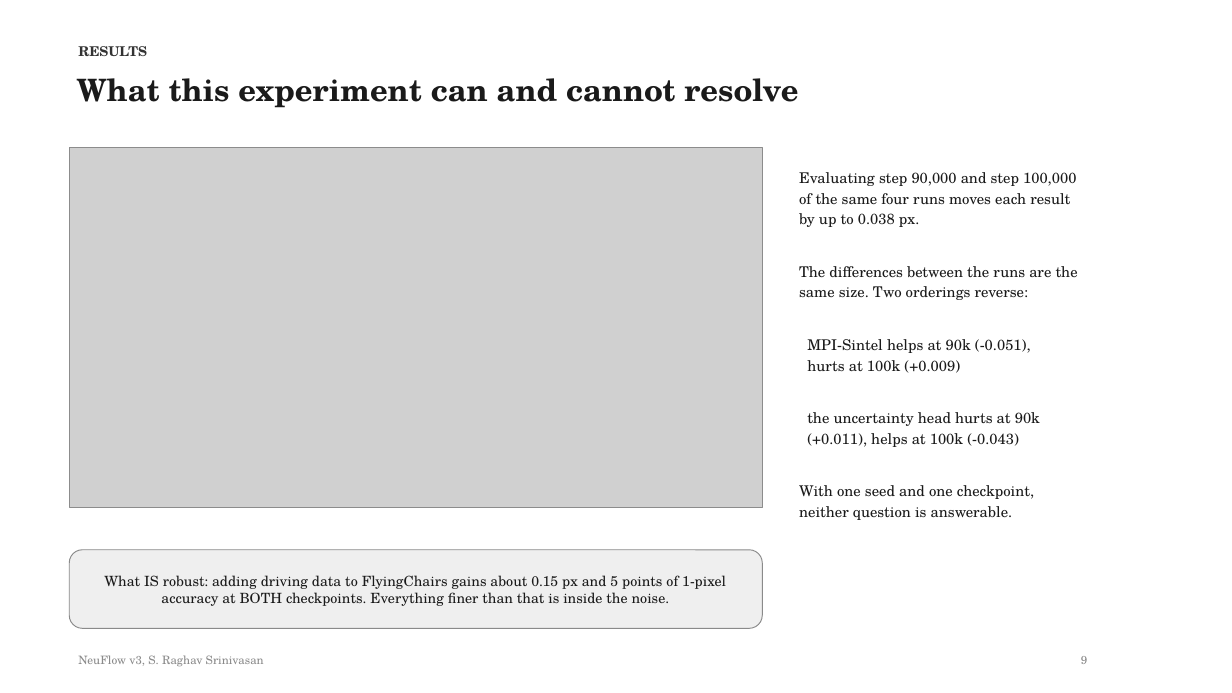
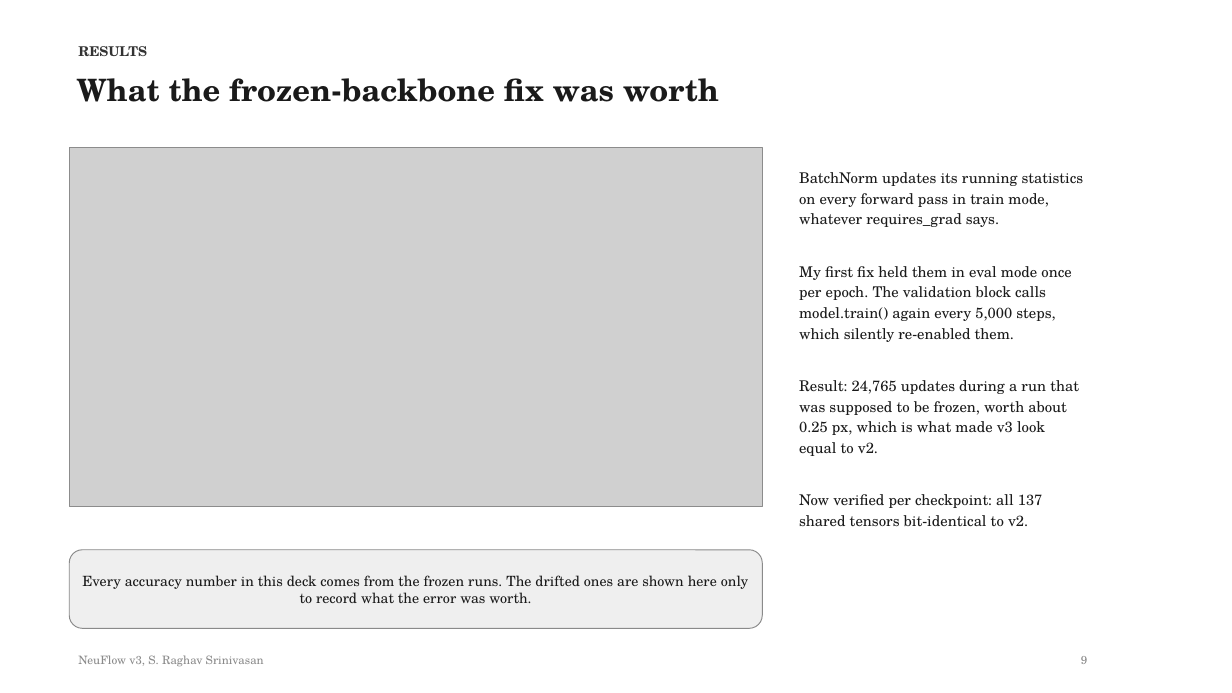
Before and after one commit to shrirag10/Neuflowv3, a slide deck: slide 9 of docs/NeuFlow_v3_status.pptx. Drawn at 1232x693 pixels with LibreOffice and Linux fonts; fonts in the diff are those of the drawing; grey boxes stand for pictures. Boxes give left, top, right and bottom in pixels: in the first picture for what was removed or moved away, otherwise in the second. Text is boxed around its words. In the diff, an @@ line names an element or a change of style, - is before the commit and + after.

Commit message:
Clean re-runs with verified-frozen front end: withdraw the accuracy-parity claim, v3 is 2.6% behind v2; update report, README, deck and figures

```diff
--- a/docs/NeuFlow_v3_status.pptx
+++ b/docs/NeuFlow_v3_status.pptx
@@ text at (x1=77, y1=78, x2=719, y2=102): text changed @@
-What this experiment can and cannot resolve
+What the frozen-backbone fix was worth
@@ text at (x1=799, y1=172, x2=1084, y2=527): text changed @@
-Evaluating step 90,000 and step 100,000
-of the same four runs moves each result
-by up to 0.038 px.
-The differences between the runs are the
-same size. Two orderings reverse:
-MPI-Sintel helps at 90k (-0.051),
-hurts at 100k (+0.009)
-the uncertainty head hurts at 90k
-(+0.011), helps at 100k (-0.043)
-With one seed and one checkpoint,
-neither question is answerable.
+BatchNorm updates its running statistics
+on every forward pass in train mode,
+whatever requires_grad says.
+My first fix held them in eval mode once
+per epoch. The validation block calls
+model.train() again every 5,000 steps,
+which silently re-enabled them.
+Result: 24,765 updates during a run that
+was supposed to be frozen, worth about
+0.25 px, which is what made v3 look
+equal to v2.
+Now verified per checkpoint: all 137
+shared tensors bit-identical to v2.
@@ text in rounded rectangle at (x1=82, y1=575, x2=748, y2=603): text changed @@
-What IS robust: adding driving data to FlyingChairs gains about 0.15 px and 5 points of 1-pixel
-accuracy at BOTH checkpoints. Everything finer than that is inside the noise.
+Every accuracy number in this deck comes from the frozen runs. The drifted ones are shown here only
+to record what the error was worth.
```
Also in this commit, not shown: 5 other slides changed, 14 other files.
